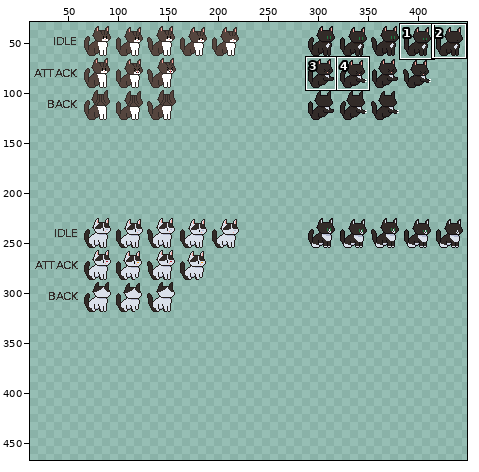
Two states of a sprite sheet, Assets/Cats/SpriteSheet.png. Above: a wide view before the commit, with the close-up outlined.
Close-up. Old version:
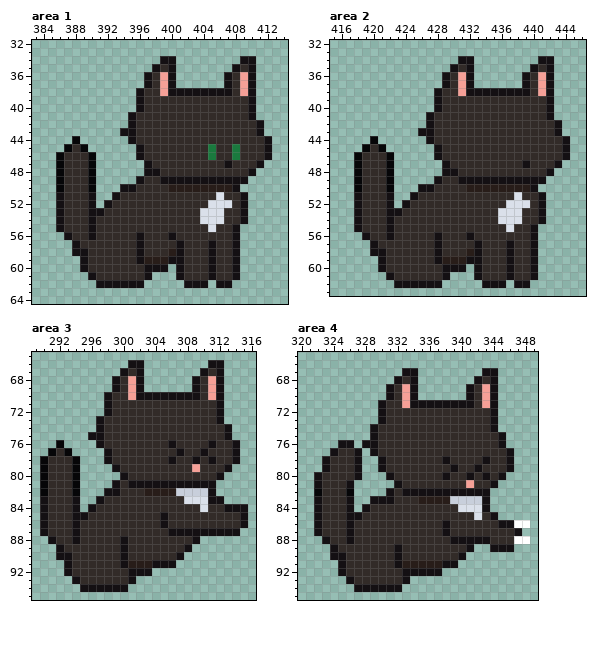
The file is 640x640 pixels. Shown: area 1: x 383..414, y 32..64; area 2: x 415..446, y 32..63; area 3: x 289..316, y 65..95; area 4: x 320..349, y 65..95. The wide view leaves out empty margins. The commit also changed other parts of the picture, which this record leaves out.
Now the later version:
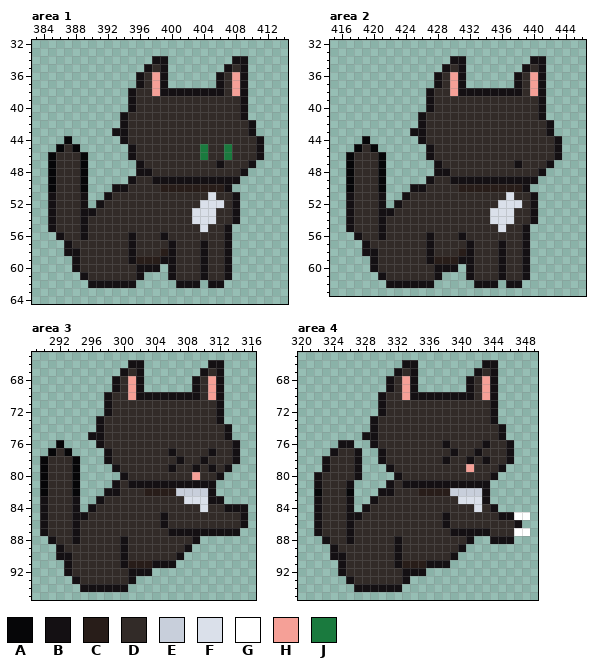
Palette (. is transparent): A #060608  B #141013  C #281d19  D #322b28  E #c8cfdb  F #dae0ea  G #ffffff  H #f5a097  J #1a7a3e
Change:
--- area 1
@@ x 383..414 @@
 33 ................................
-34 ................BB........BB....
-35 ...............BDB.......BDB....
-36 ..............BDHB......BDHB....
-37 ..............BDHB......BDHB....
-38 .............BDDHBBBBBBBBDHB....
-39 .............BDDDDDDDDDDDDDB....
-40 .............BDDDDDDDDDDDDDB....
-41 ............BDDDDDDDDDDDDDDB....
-42 ............BDDDDDDDDDDDDDDDB...
-43 ...........BBDDDDDDDDDDDDDDDB...
-44 .....A......BDDDDDDDDDDDDDDDDB..
-45 ....ADA......BDDDDDDDDJDDJDDDB..
-46 ...ADDDA.....BDDDDDDDDJDDJDDDB..
-47 ...ADDDA......BDDDDDDDDDBDDDB...
-48 ...ADDDA......BBDDDDDDDDDDDB....
-49 ...ADDDA.....BDDBBBBBBBBBBB.....
-50 ...ADDDA...BBDDDDCCCCCCCCB......
-51 ...BDDDB..BDDDDDDDDDDDDFDDB.....
-52 ...BDDDB.BDDDDDDDDDDDDFFFDB.....
-53 ...BDDDBBDDDDDDDDDDDDFFFDDB.....
-54 ...BDDDBDDDDDDDDDDDDDFFFDDB.....
-55 ...BDDDBDDDDDDDDDDDDDDFDDB......
-56 ....BDDBDDDDDBDDDBDDDDDDDB......
-57 .....BDDDDDDDBDDDDBDDDBDDB......
-58 .....BBDDDDDDBDDDCBDDDBDDB......
-59 ......BDDDDDDBCCCBBDDDBDDB......
-60 ......BDDDDDDDBBB.BDDDBDDB......
-61 .......BDDDDDDB...BDDDBDDB......
-62 ........BBBBBB.....BBB.BB.......
+34 ...............BB........BB.....
+35 ..............BDB.......BDB.....
+36 .............BDHB......BDHB.....
+37 .............BDHB......BDHB.....
+38 ............BDDHBBBBBBBBDHB.....
+39 ............BDDDDDDDDDDDDDB.....
+40 ............BDDDDDDDDDDDDDB.....
+41 ...........BDDDDDDDDDDDDDDB.....
+42 ...........BDDDDDDDDDDDDDDDB....
+43 ..........BBDDDDDDDDDDDDDDDB....
+44 ....A......BDDDDDDDDDDDDDDDDB...
+45 ...ADA......BDDDDDDDDJDDJDDDB...
+46 ..ADDDA.....BDDDDDDDDJDDJDDDB...
+47 ..ADDDA......BDDDDDDDDDBDDDB....
+48 ..ADDDA......BBDDDDDDDDDDDB.....
+49 ..ADDDA.....BDDBBBBBBBBBBB......
+50 ..ADDDA...BBDDDDCCCCCCCCB.......
+51 ..BDDDB..BDDDDDDDDDDDDFDDB......
+52 ..BDDDB.BDDDDDDDDDDDDFFFDB......
+53 ..BDDDBBDDDDDDDDDDDDFFFDDB......
+54 ..BDDDBDDDDDDDDDDDDDFFFDDB......
+55 ..BDDDBDDDDDDDDDDDDDDFDDB.......
+56 ...BDDBDDDDDBDDDBDDDDDDDB.......
+57 ....BDDDDDDDBDDDDBDDDBDDB.......
+58 ....BBDDDDDDBDDDCBDDDBDDB.......
+59 .....BDDDDDDBCCCBBDDDBDDB.......
+60 .....BDDDDDDDBBB.BDDDBDDB.......
+61 ......BDDDDDDB...BDDDBDDB.......
+62 .......BBBBBB.....BBB.BB........
 63 ................................
--- area 2
@@ x 415..446 @@
 33 ................................
-34 ................BB........BB....
-35 ...............BDB.......BDB....
-36 ..............BDHB......BDHB....
-37 ..............BDHB......BDHB....
-38 .............BDDHBBBBBBBBDHB....
-39 .............BDDDDDDDDDDDDDB....
-40 .............BDDDDDDDDDDDDDB....
-41 ............BDDDDDDDDDDDDDDB....
-42 ............BDDDDDDDDDDDDDDDB...
-43 ...........BBDDDDDDDDDDDDDDDB...
-44 .....A......BDDDDDDDDDDDDDDDDB..
-45 ....ADA......BDDDDDDDDDDDDDDDB..
-46 ...ADDDA.....BDDDDDDDDDDDDDDDB..
-47 ...ADDDA......BDDDDDDDDDBDDDB...
-48 ...ADDDA......BBDDDDDDDDDDDB....
-49 ...ADDDA.....BDDBBBBBBBBBBB.....
-50 ...ADDDA...BBDDDDCCCCCCCCB......
-51 ...BDDDB..BDDDDDDDDDDDDFDDB.....
-52 ...BDDDB.BDDDDDDDDDDDDFFFDB.....
-53 ...BDDDBBDDDDDDDDDDDDFFFDDB.....
-54 ...BDDDBDDDDDDDDDDDDDFFFDDB.....
-55 ...BDDDBDDDDDDDDDDDDDDFDDB......
-56 ....BDDBDDDDDBDDDBDDDDDDDB......
-57 .....BDDDDDDDBDDDDBDDDBDDB......
-58 .....BBDDDDDDBDDDCBDDDBDDB......
-59 ......BDDDDDDBCCCBBDDDBDDB......
-60 ......BDDDDDDDBBB.BDDDBDDB......
-61 .......BDDDDDDB...BDDDBDDB......
-62 ........BBBBBB.....BBB.BB.......
+34 ...............BB........BB.....
+35 ..............BDB.......BDB.....
+36 .............BDHB......BDHB.....
+37 .............BDHB......BDHB.....
+38 ............BDDHBBBBBBBBDHB.....
+39 ............BDDDDDDDDDDDDDB.....
+40 ............BDDDDDDDDDDDDDB.....
+41 ...........BDDDDDDDDDDDDDDB.....
+42 ...........BDDDDDDDDDDDDDDDB....
+43 ..........BBDDDDDDDDDDDDDDDB....
+44 ....A......BDDDDDDDDDDDDDDDDB...
+45 ...ADA......BDDDDDDDDDDDDDDDB...
+46 ..ADDDA.....BDDDDDDDDDDDDDDDB...
+47 ..ADDDA......BDDDDDDDDDBDDDB....
+48 ..ADDDA......BBDDDDDDDDDDDB.....
+49 ..ADDDA.....BDDBBBBBBBBBBB......
+50 ..ADDDA...BBDDDDCCCCCCCCB.......
+51 ..BDDDB..BDDDDDDDDDDDDFDDB......
+52 ..BDDDB.BDDDDDDDDDDDDFFFDB......
+53 ..BDDDBBDDDDDDDDDDDDFFFDDB......
+54 ..BDDDBDDDDDDDDDDDDDFFFDDB......
+55 ..BDDDBDDDDDDDDDDDDDDFDDB.......
+56 ...BDDBDDDDDBDDDBDDDDDDDB.......
+57 ....BDDDDDDDBDDDDBDDDBDDB.......
+58 ....BBDDDDDDBDDDCBDDDBDDB.......
+59 .....BDDDDDDBCCCBBDDDBDDB.......
+60 .....BDDDDDDDBBB.BDDDBDDB.......
+61 ......BDDDDDDB...BDDDBDDB.......
+62 .......BBBBBB.....BBB.BB........
 63 ................................
--- area 3
@@ x 304..313 @@
 75 DDDDDDDDDB
-76 DDBDDDDBDD
-77 DDDBDDBDDD
-78 DDBDDBDBDD
-79 DDDDDHDDDB
-80 DDDDDDDDB.
+76 DDDDDDDDDD
+77 DDBDDDDBDD
+78 DDDBDDBDDD
+79 DDBDDBDBDB
+80 DDDDDHDDB.
 81 BBBBBBBB..
--- area 4
@@ x 320..349 @@
 65 ..............................
-66 ..............................
-67 .............BB........BB.....
-68 ............BDB.......BDB.....
+66 .............BB........BB.....
+67 ............BDB.......BDB.....
+68 ...........BDHB......BDHB.....
 69 ...........BDHB......BDHB.....
-70 ...........BDHB......BDHB.....
-71 ..........BDDHBBBBBBBBDHB.....
+70 ..........BDDHBBBBBBBBDHB.....
+71 ..........BDDDDDDDDDDDDDB.....
 72 ..........BDDDDDDDDDDDDDB.....
-73 ..........BDDDDDDDDDDDDDB.....
-74 .........BDDDDDDDDDDDDDDB.....
-75 .........BDDDDDDDDDDDDDDDB....
-76 .....BB.BBDDDDDDDDDDDDDDDB....
-77 ....BDDB.BDDDDDDDDDDDDDDDDB...
-78 ...BDDDB..BDDDDDDDBDDDDBDDB...
-79 ...BDDDB..BDDDDDDDDBDDBDDDB...
-80 ..BDDDDB...BDDDDDDBDDBDBDB....
-81 ..BDDDB.....BDDDDDDDDHDDB.....
-82 ..ADDDA....BDBBBBBBBBBBB......
-83 ..BDDDB..BBBDDDCCCCEEEEB......
-84 ..BDDDB.BDDDDDDDDDDDFFFB......
-85 ..BDDDBBDDDDDDDDDDDDDDFDB.....
-86 ..BDDDBDDDDDDDDDDDBDDDDDDBBGG.
-87 ..BDDDBDDDDDDDDDDDBDDDDDDDDB..
-88 ...BDDBDDDDDDDDDDDDBBBBBDDDGG.
-89 ....BDDDDDDDBDDDDDDDDB..BBB...
-90 ....BBDDDDDDBDDDDDDDB.........
-91 .....BDDDDDDBCCCCCBB..........
-92 .....BDDDDDDDBBBBB............
+73 .........BDDDDDDDDDDDDDDB.....
+74 .........BDDDDDDDDDDDDDDDB....
+75 ........BBDDDDDDDDDDDDDDDB....
+76 .....BB..BDDDDDDDDBDDDDBDDB...
+77 ....BDDB..BDDDDDDDDBDDBDDDB...
+78 ...BDDDB..BDDDDDDDBDDBDBDDB...
+79 ...BDDDB...BDDDDDDDDDHDDDB....
+80 ..BDDDDB....BDDDDDDDDDDDB.....
+81 ..BDDDB....BDBBBBBBBBBBB......
+82 ..ADDDA...BBDDDCCCCEEEEB......
+83 ..BDDDB..BDDDDDDDDDDFFFB......
+84 ..BDDDB.BDDDDDDDDDDDDDFDB.....
+85 ..BDDDBBDDDDDDDDDDBDDDDDDBBGG.
+86 ..BDDDBDDDDDDDDDDDBDDDDDDDDB..
+87 ..BDDDBDDDDDDDDDDDDBBBBBDDDGG.
+88 ...BDDBDDDDDBDDDDDDDDB..BBB...
+89 ....BDDDDDDDBDDDDDDDB.........
+90 ....BBDDDDDDBDDDDDDB..........
+91 .....BDDDDDDBCCCBBB...........
+92 .....BDDDDDDDBBB..............
 93 ......BDDDDDDB................
Changed places in both close-ups, as pixel boxes (x1, y1, x2, y2):
changed: (48, 56, 272, 288)
changed: (346, 56, 570, 288)
changed: (168, 440, 216, 480)
changed: (362, 360, 530, 576)
